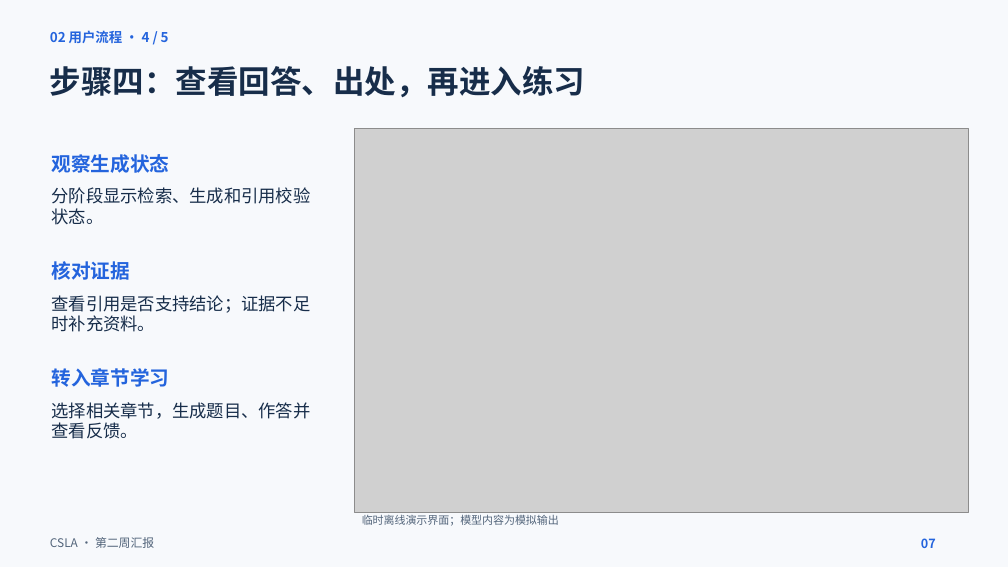
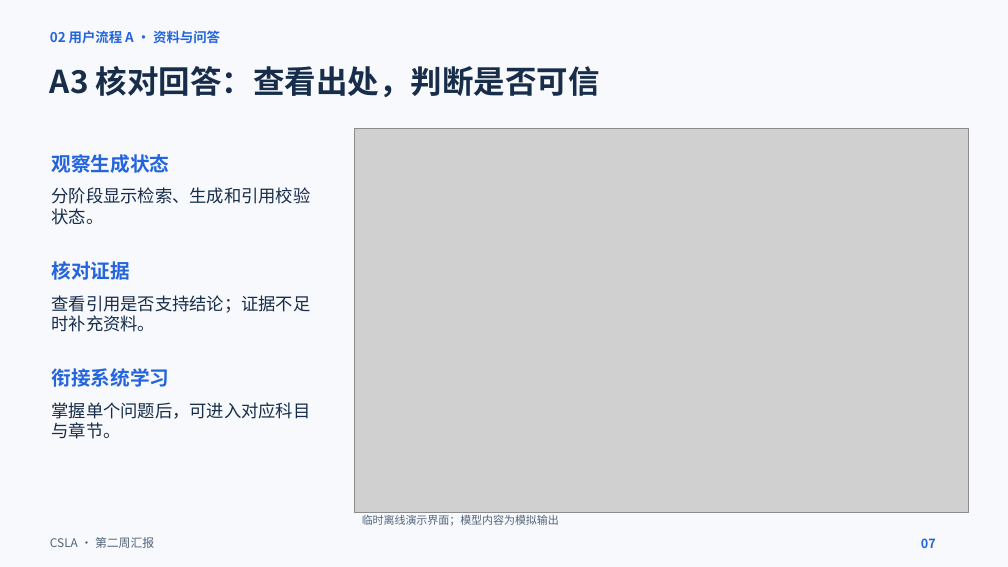
Before and after one commit to KnightofAltria/AIassistant, a slide deck: slide 7 of 文档/汇报内容/第二周汇报/第二周汇报.pptx. Drawn at 1008x567 pixels with LibreOffice and Linux fonts; fonts in the diff are those of the drawing; grey boxes stand for pictures. Boxes give left, top, right and bottom in pixels: in the first picture for what was removed or moved away, otherwise in the second. Text is boxed around its words. In the diff, an @@ line names an element or a change of style, - is before the commit and + after.

Commit message:
docs: 拆分两条用户流程并详解科目学习操作

```diff
--- a/文档/汇报内容/第二周汇报/第二周汇报.pptx
+++ b/文档/汇报内容/第二周汇报/第二周汇报.pptx
@@ text at box(50, 30, 220, 43): text changed @@
-02 用户流程 · 4 / 5
+02 用户流程 A · 资料与问答
@@ text at box(50, 66, 600, 97): text changed @@
-步骤四：查看回答、出处，再进入练习
+A3 核对回答：查看出处，判断是否可信
@@ text at box(52, 368, 170, 387): text changed @@
-转入章节学习
+衔接系统学习
@@ text at box(52, 402, 311, 439): text changed @@
-选择相关章节，生成题目、作答并查看反馈。
+掌握单个问题后，可进入对应科目与章节。
```
Also in this commit, not shown: 13 other slides changed, 4 slides added.
